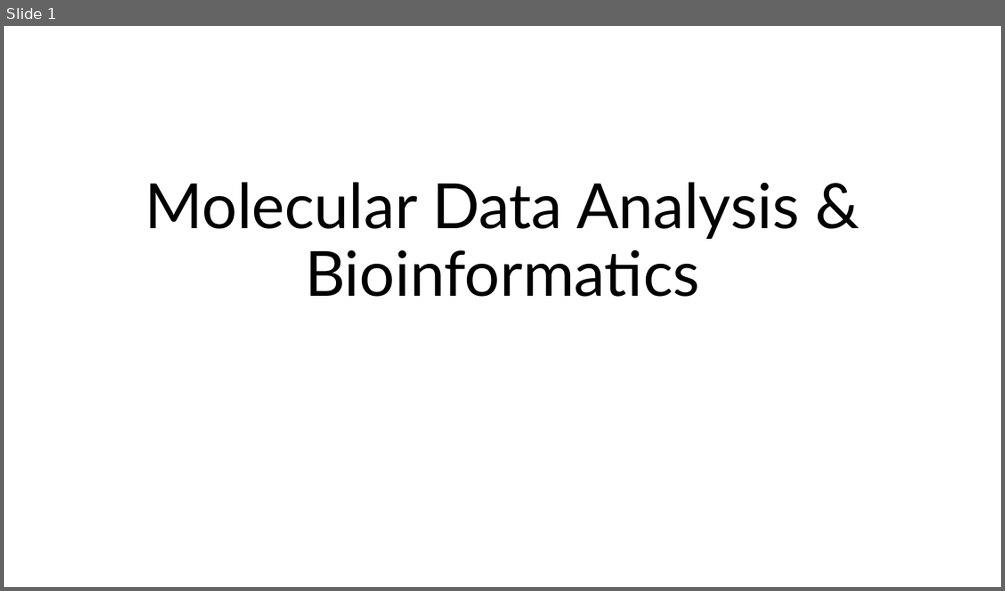
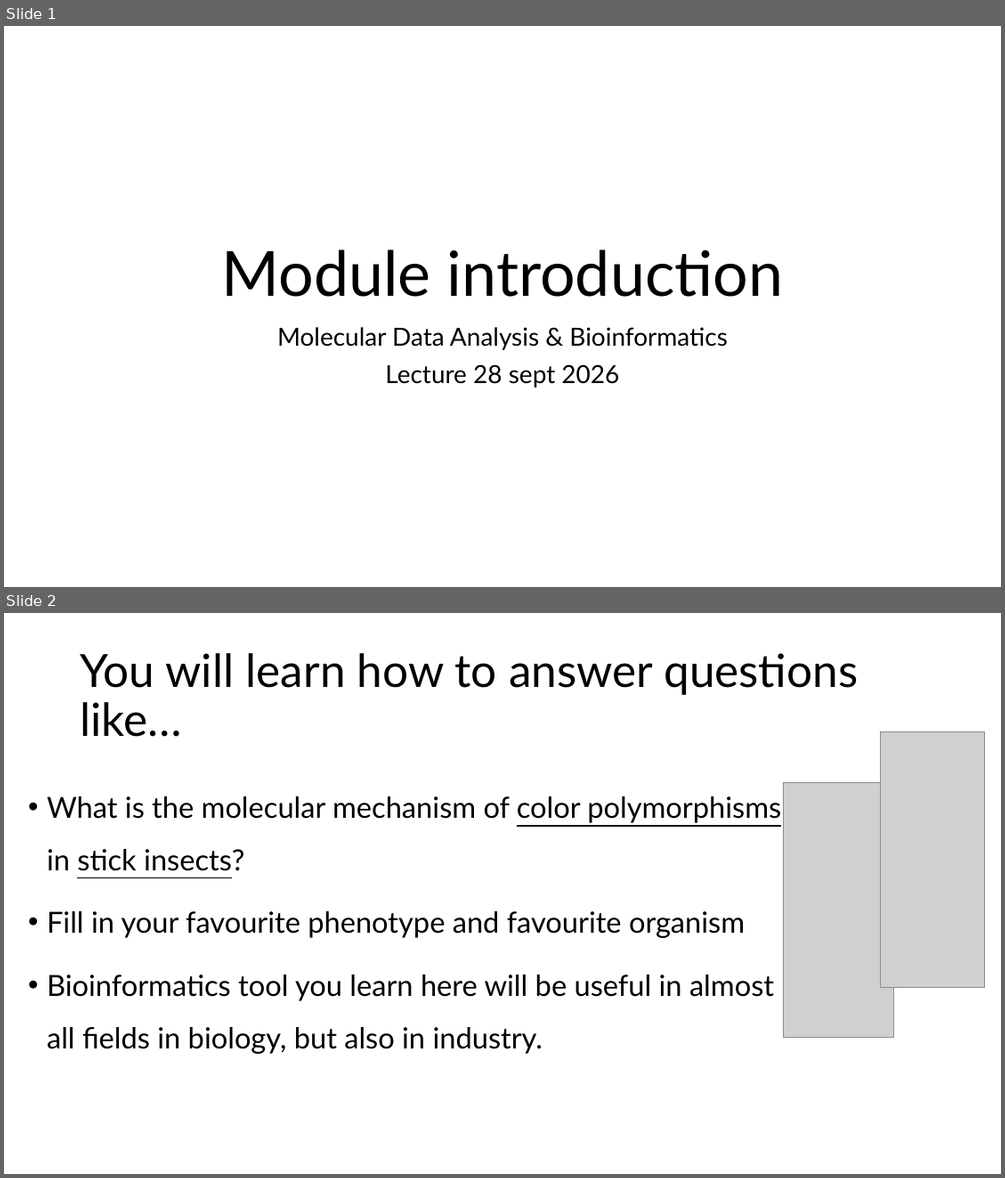
Before and after one commit to mishapaauw/molecular-data-analysis, a slide deck: lectures/0_course_introduction.pptx. Shown one above the other, each under a label of ours: slide 1 before the commit, slides 1 and 2 after it. The pictures are 1005x591 and 1005x1178 pixels, drawn with LibreOffice and Linux fonts; fonts in the diff are those of the drawing; grey boxes stand for pictures. Boxes give left, top, right and bottom in pixels: in the first picture for what was removed or moved away, otherwise in the second. Text is boxed around its words. In the diff, an @@ line names an element or a change of style, - is before the commit and + after.

```diff
--- a/lectures/0_course_introduction.pptx
+++ b/lectures/0_course_introduction.pptx
@@ slide 2 added at (x1=4, y1=613, x2=1001, y2=1174), background #FFFFFF @@
@@ title added at (x1=80, y1=653, x2=858, y2=737), 44 pt, text #000000 @@
+You will learn how to answer questions like…
@@ picture added at (x1=881, y1=732, x2=985, y2=987) @@
@@ text added at (x1=47, y1=796, x2=781, y2=1054), 28 pt, text #000000 @@
+• What is the molecular mechanism of color polymorphisms in stick insects?
+• Fill in your favourite phenotype and favourite organism
+• Bioinformatics tool you learn here will be useful in almost all fields in biology, but also in industry.
@@ picture added at (x1=783, y1=782, x2=893, y2=1038) @@
@@ slide 1 changed as well @@
@@ title at (x1=221, y1=249, x2=784, y2=297): text changed @@
-Molecular Data Analysis & Bioinformatics
+Module introduction
@@ subtitle added at (x1=277, y1=327, x2=727, y2=387), 24 pt, text #000000 @@
+Molecular Data Analysis & Bioinformatics
+Lecture 28 sept 2026
```
Also in this commit, not shown: 12 other slides added, 1 other file.
